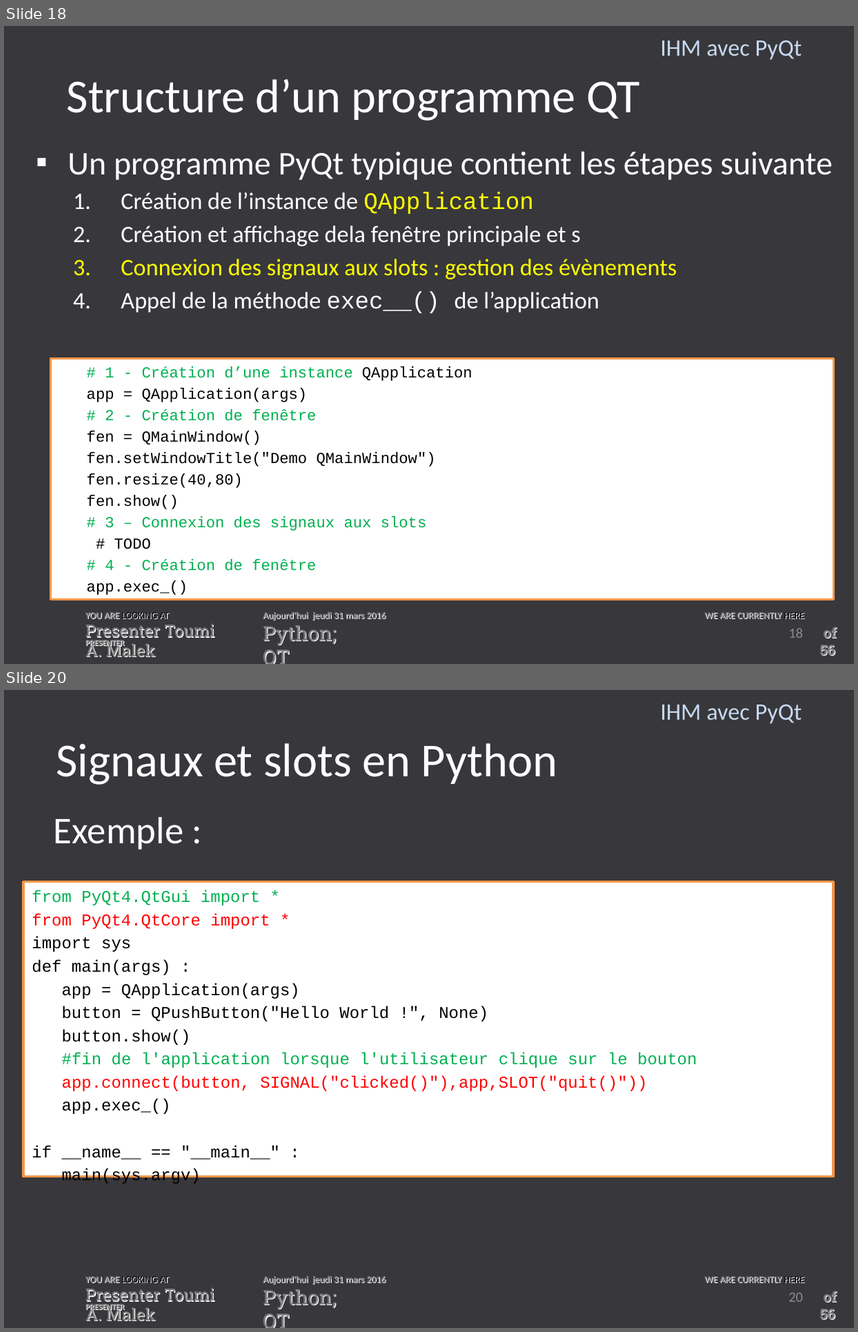
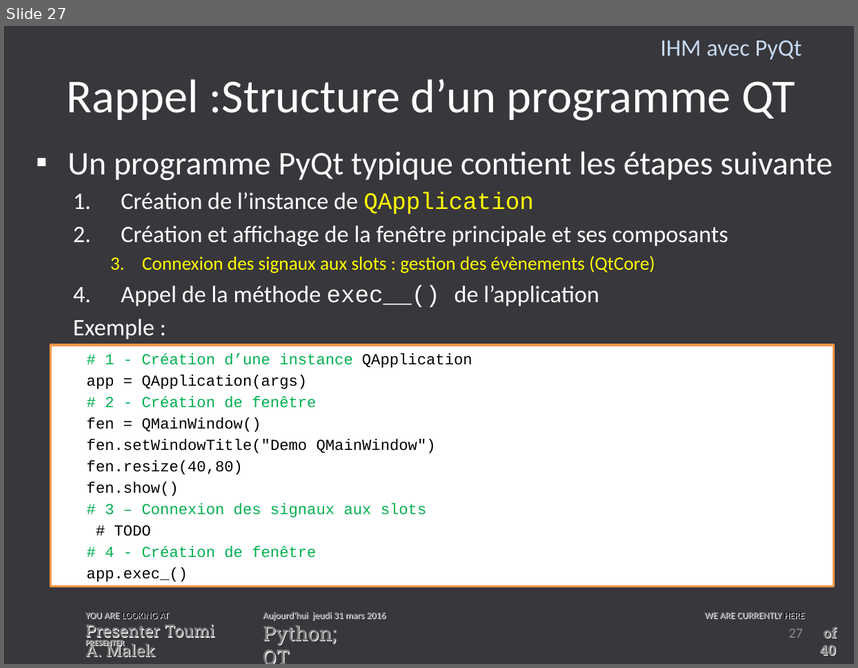
Before and after one commit to toumiab/Trans_python, a slide deck: Les_transparent/IHM_Python.pptx. Shown one above the other, each under a label of ours: slides 18 and 20 before the commit, slide 27 after it; the slides between them are not shown. The pictures are 858x1332 and 858x668 pixels, drawn with LibreOffice and Linux fonts; fonts in the diff are those of the drawing; background and template pictures are left out. Boxes give left, top, right and bottom in pixels: in the first picture for what was removed or moved away, otherwise in the second. Text is boxed around its words. In the diff, an @@ line names an element or a change of style, - is before the commit and + after.

```diff
--- a/Les_transparent/IHM_Python.pptx
+++ b/Les_transparent/IHM_Python.pptx
@@ slide 20 removed at bbox=[4, 690, 854, 1328], background #38373B; not listed: 7 template elements that a slide beside it also shows @@
@@ text removed at bbox=[660, 704, 802, 724] @@
-IHM avec PyQt
@@ title removed at bbox=[56, 743, 558, 785] @@
-Signaux et slots en Python
@@ text removed at bbox=[54, 817, 183, 849] @@
-Exemple :
@@ rectangle removed at bbox=[23, 881, 833, 1175] @@
-from PyQt4.QtGui import *
-from PyQt4.QtCore import *
-import sys
-def main(args) :
-app = QApplication(args)
-button = QPushButton("Hello World !", None)
-button.show()
-#fin de l'application lorsque l'utilisateur clique sur le bouton
-app.connect(button, SIGNAL("clicked()"),app,SLOT("quit()"))
-app.exec_()
-if __name__ == "__main__" :
-main(sys.argv)
@@ page number removed at bbox=[789, 1292, 803, 1301] @@
-20
@@ what was slide 18 is now slide 27 @@
@@ slide 27 changed as well @@
@@ title at bbox=[67, 79, 795, 121]: text changed @@
-Structure d’un programme QT
+Rappel :Structure d’un programme QT
@@ text at bbox=[121, 225, 728, 273]: text changed; size 20 to 16 pt @@
-  2. Création et affichage dela fenêtre principale et s
-  3. Connexion des signaux aux slots : gestion des évènements
+  2. Création et affichage de la fenêtre principale et ses composants
+    3. Connexion des signaux aux slots : gestion des évènements (QtCore)
@@ text at bbox=[73, 319, 154, 339]: paragraph added @@
+  Exemple :
@@ rectangle "# 1 - Création d’une ...": place and size @@
-rectangle "# 1 - Création d’une ..." at bbox=[51, 359, 833, 599]
+rectangle "# 1 - Création d’une ..." at bbox=[51, 345, 833, 586]
@@ page number at bbox=[789, 628, 803, 637]: text changed @@
-18
+27
@@ text at bbox=[820, 626, 836, 655]: text changed @@
-of 56
+of 40
```
Also in this commit, not shown: 19 other slides changed, 20 slides added, 5 other slides removed, 1 other file.
